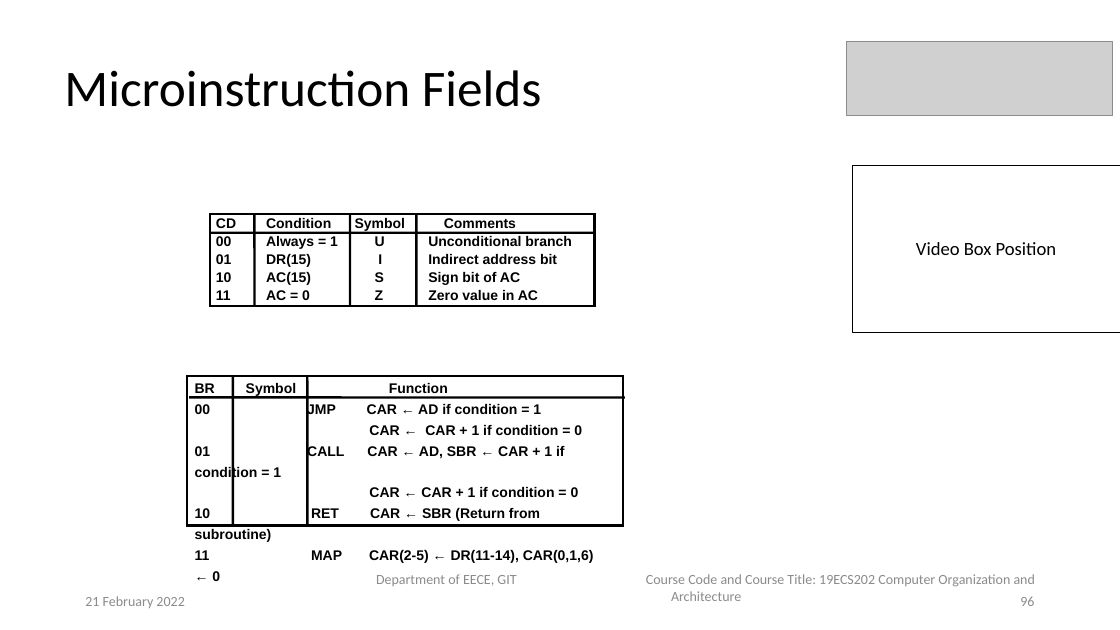
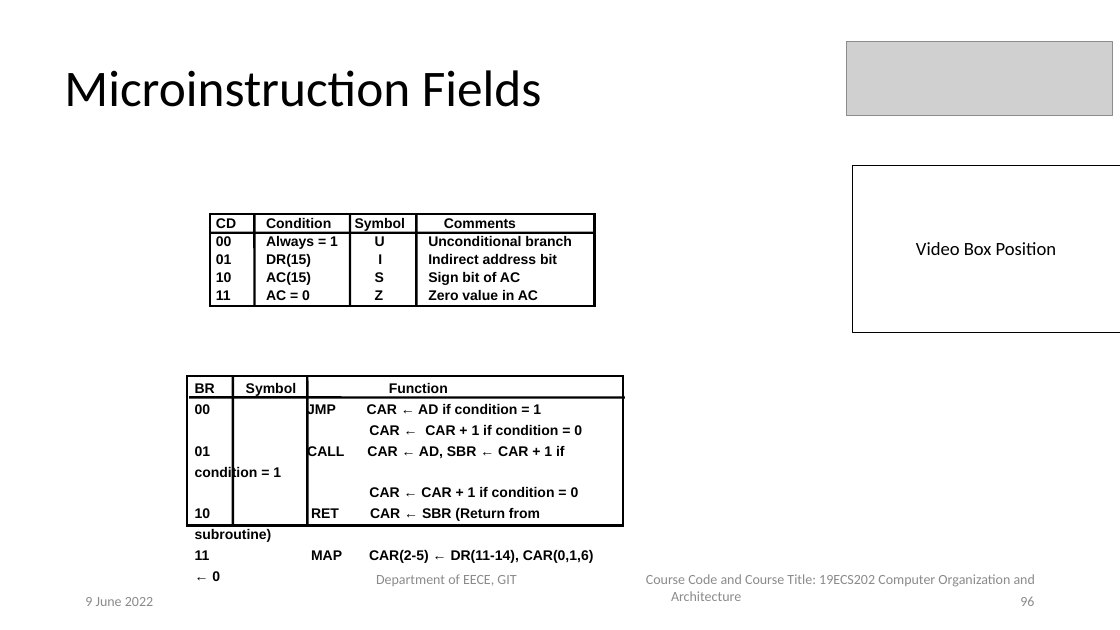
Before and after one commit to KickAss101/CSE-cs-GITAM-2020-24, a slide deck: slide 96 of SEM IV/COA/Module 2.pptx. Drawn at 1120x630 pixels with LibreOffice and Linux fonts; fonts in the diff are those of the drawing; grey boxes stand for pictures. Boxes give left, top, right and bottom in pixels: in the first picture for what was removed or moved away, otherwise in the second. Text is boxed around its words. In the diff, an @@ line names an element or a change of style, - is before the commit and + after.

```diff
--- a/SEM IV/COA/Module 2.pptx
+++ b/SEM IV/COA/Module 2.pptx
@@ text at [85,597,153,606]: text changed @@
-21 February 2022
+9 June 2022
```
Also in this commit, not shown: 93 other slides changed, 2 other files.
